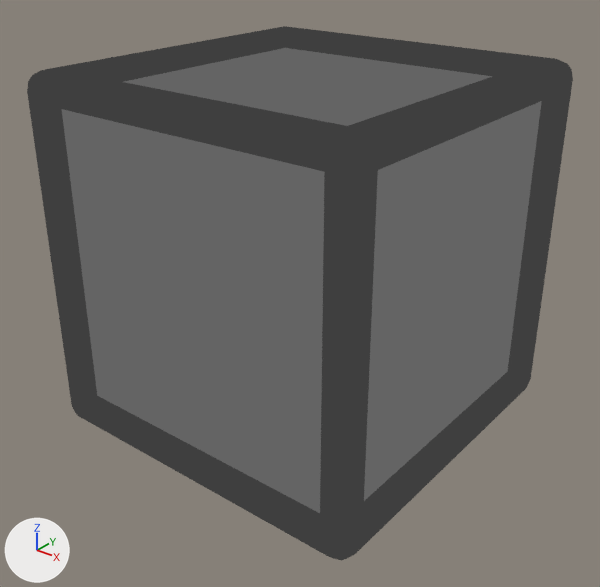
The Blender file assets/3D Models/PlatformModel.blend, before and after one commit.
Rendered twice from a 50 mm lens placed at (1.447, -1.846, 0.987), pointed at (0.018, -0.06, -0.12). The axes (+X, +Y, +Z) are drawn at lower left. The lights are the same throughout. The picture after the commit comes second.

Before the edit, the objects in view are built like this:
```python
mat_material = emission_material('Material')
mat_material.base_color = (0.05, 0.05, 0.05)  # dark grey #3f3f3f
mat_material_012 = emission_material('Material.012')
mat_material_012.base_color = (0.128, 0.128, 0.128)  # dark grey #646464
me_cube_004 = bpy.data.meshes.new('Cube.004')
me_cube_004.from_pydata(...)  # 240 vertices, 242 faces; spans x -0.542..0.542, y -0.542..0.542, z -0.542..0.542
me_cube_004.polygons.foreach_set('use_smooth', [True] * 242)
# faces by material slot: [236, 6]
me_cube_004.materials.append(mat_material)  # dark grey #3f3f3f
me_cube_004.materials.append(mat_material_012)  # dark grey #646464
ob_cube = bpy.data.objects.new('Cube', me_cube_004)
ob_cube.location = (0.0, 0.0, 0.0)
ob_cube.scale = (1.02, 1.02, 1.02)
```
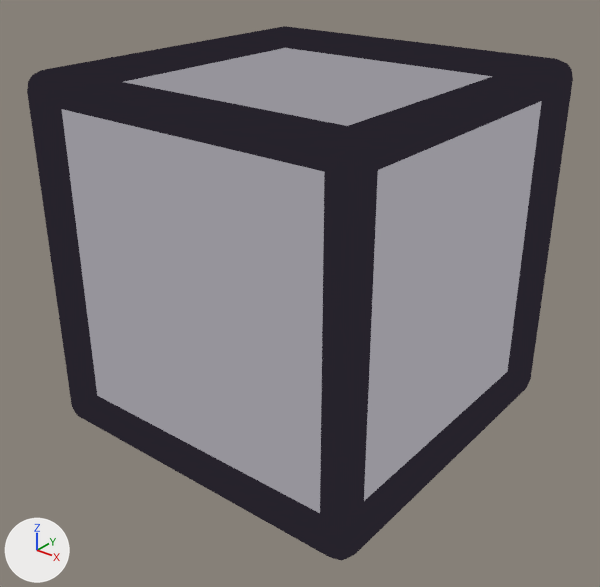
What the commit changed:
Material 'Material' (mat_material) changes colour from dark grey #3f3f3f to black #26232c; in linear values from (0.05, 0.05, 0.05) to (0.0198, 0.0166, 0.025).
Material 'Material.012' (mat_material_012) changes colour from dark grey #646464 to grey #96949b; in linear values from (0.128, 0.128, 0.128) to (0.305, 0.296, 0.328).

Where the change shows, as pixel boxes (x1, y1, x2, y2) in the pictures (600 x 587 px):
'Cube', recoloured (dark grey to grey): (27, 26, 573, 560) in both
